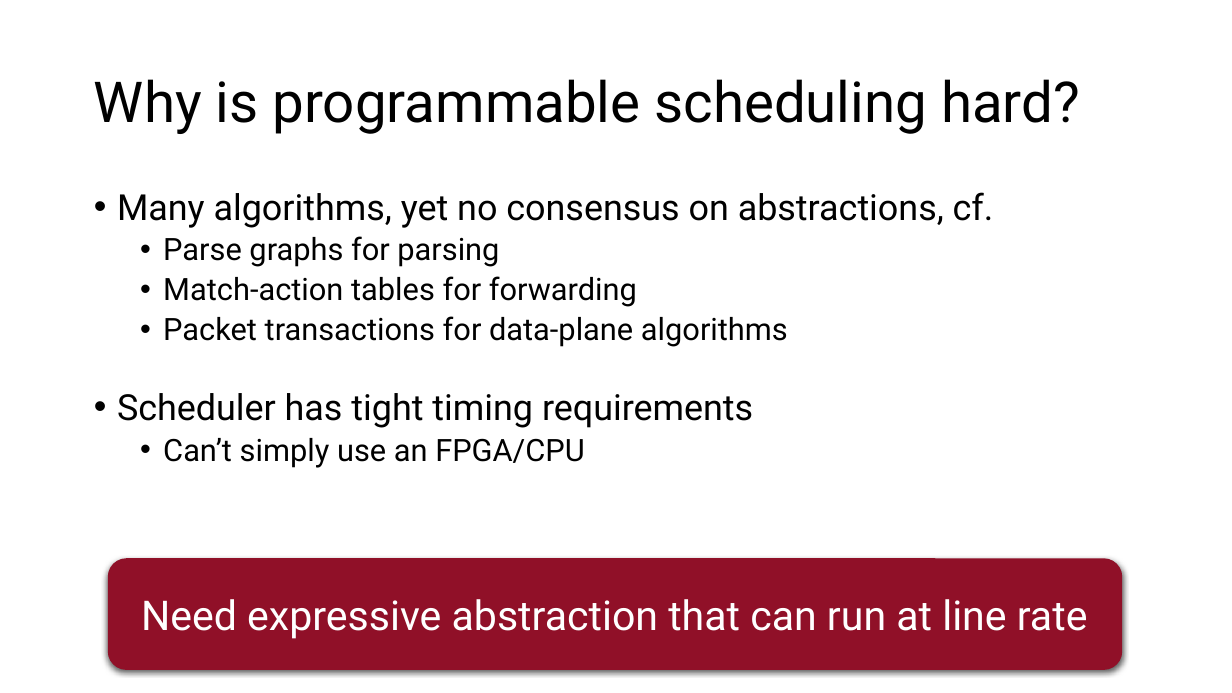
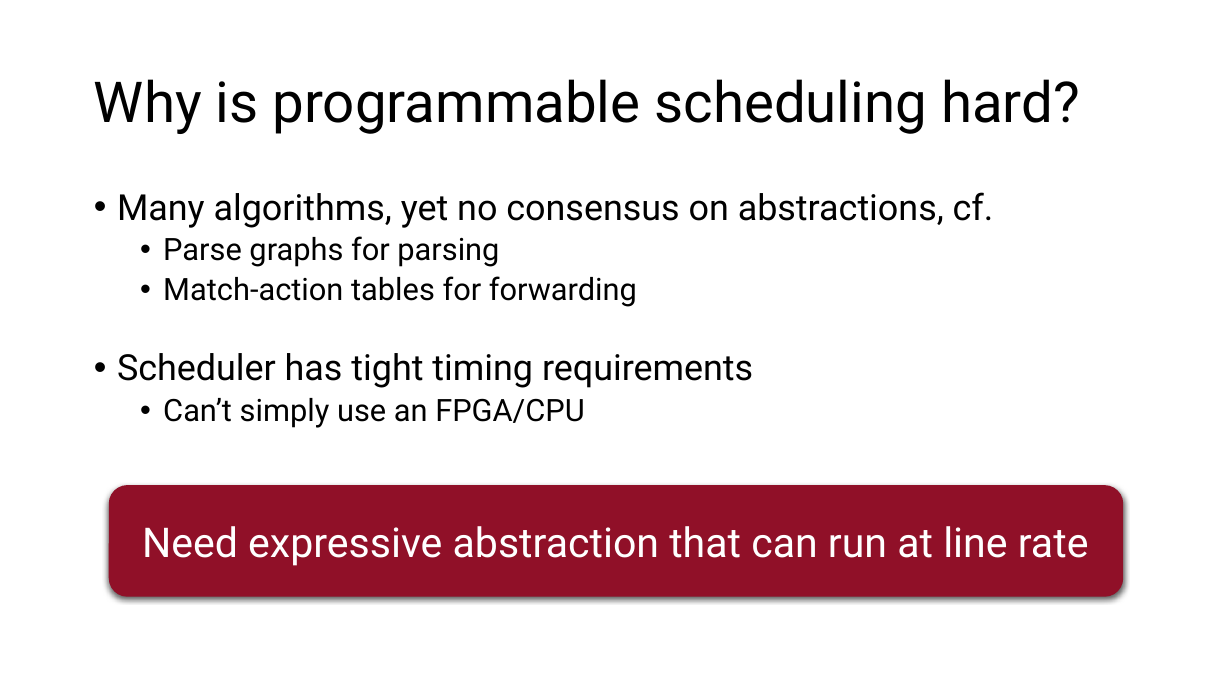
Before and after one commit to anirudhSK/pifo-domino-marple-ppts, a slide deck: slide 11 of combined_domino_pifo.pptx (slide 28 before the commit). Drawn at 1232x693 pixels with LibreOffice and Linux fonts; fonts in the diff are those of the drawing. Boxes give left, top, right and bottom in pixels: in the first picture for what was removed or moved away, otherwise in the second. Text is boxed around its words. In the diff, an @@ line names an element or a change of style, - is before the commit and + after.

```diff
--- a/combined_domino_pifo.pptx
+++ b/combined_domino_pifo.pptx
@@ text at [163, 316, 788, 347]: paragraph removed @@
-  • Packet transactions for data-plane algorithms
@@ rounded rectangle "Need expressive abstraction that can ...": place and size @@
-rounded rectangle "Need expressive abstraction that can ..." at [108, 558, 1123, 670]
+rounded rectangle "Need expressive abstraction that can ..." at [109, 485, 1124, 597]
```
Also in this commit, not shown: 10 other slides changed.
